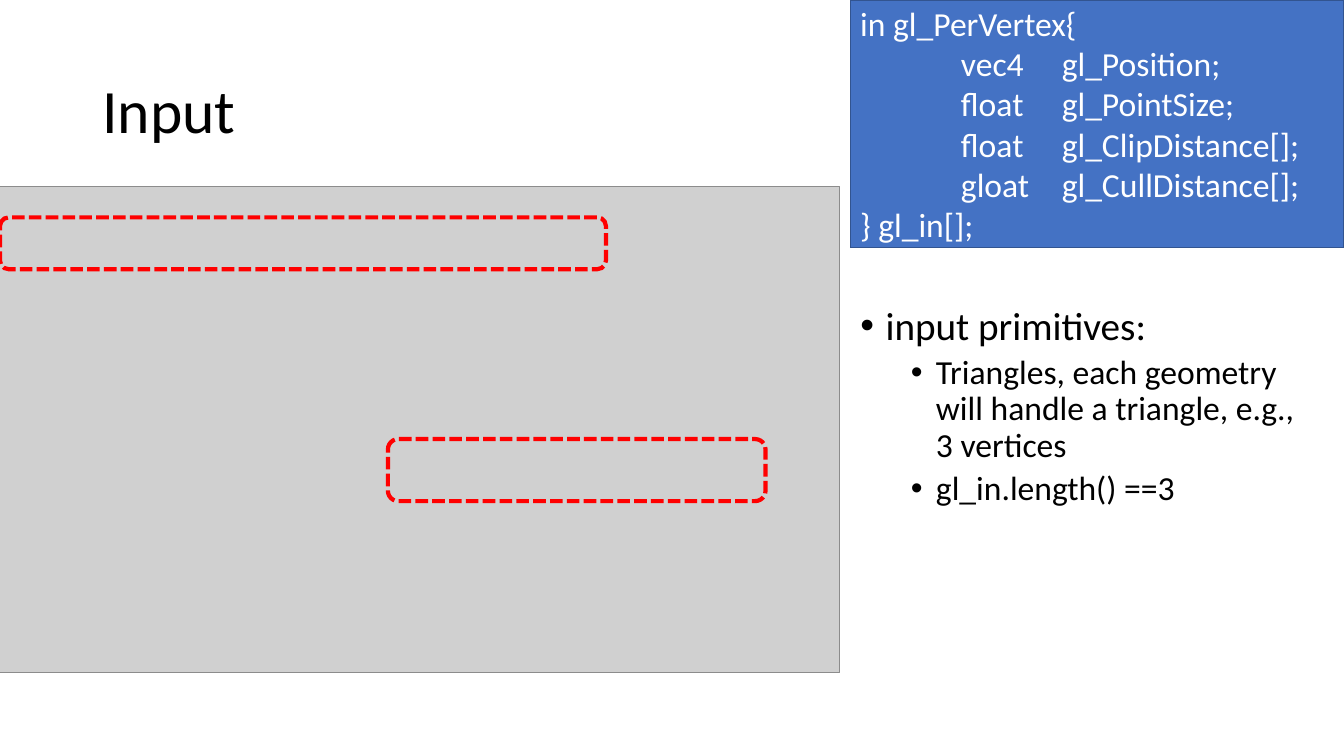
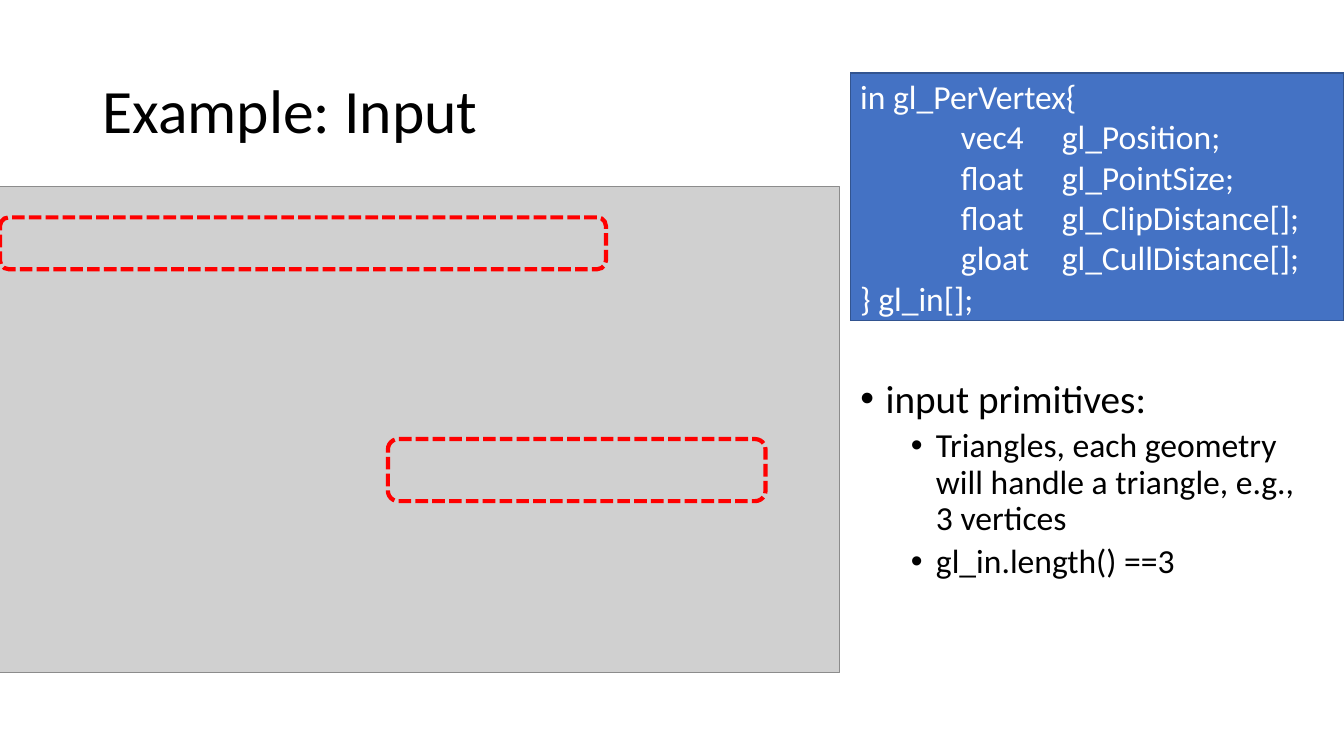
Before and after one commit to easyfly007/opengl_programming_guide, a slide deck: slide 8 of OpenGLProgrammingGuide_10_yifeih.pptx (slide 6 before the commit). Drawn at 1344x756 pixels with LibreOffice and Linux fonts; fonts in the diff are those of the drawing; grey boxes stand for pictures. Boxes give left, top, right and bottom in pixels: in the first picture for what was removed or moved away, otherwise in the second. Text is boxed around its words. In the diff, an @@ line names an element or a change of style, - is before the commit and + after.

```diff
--- a/OpenGLProgrammingGuide_10_yifeih.pptx
+++ b/OpenGLProgrammingGuide_10_yifeih.pptx
@@ rectangle "in gl_PerVertex{": place and size @@
-rectangle "in gl_PerVertex{" at <box>851,0,1344,247</box>
+rectangle "in gl_PerVertex{" at <box>851,74,1344,321</box>
@@ title at <box>102,90,477,143</box>: text changed @@
-Input
+Example: Input
@@ text "input primitives:": place and size @@
-text "input primitives:" at <box>886,313,1294,506</box>
+text "input primitives:" at <box>886,386,1294,579</box>
```
Also in this commit, not shown: 4 other slides changed, 14 slides added, 12 slides removed.
